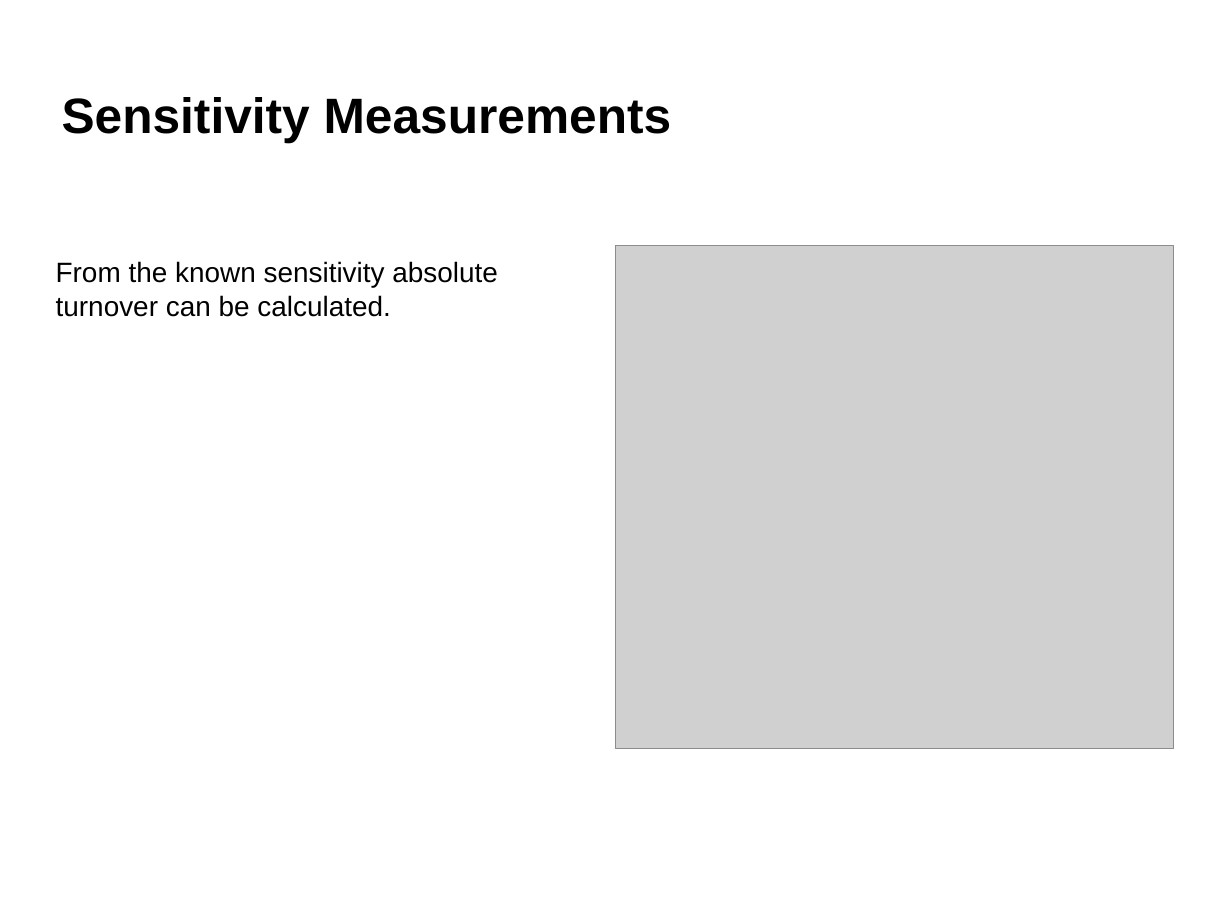
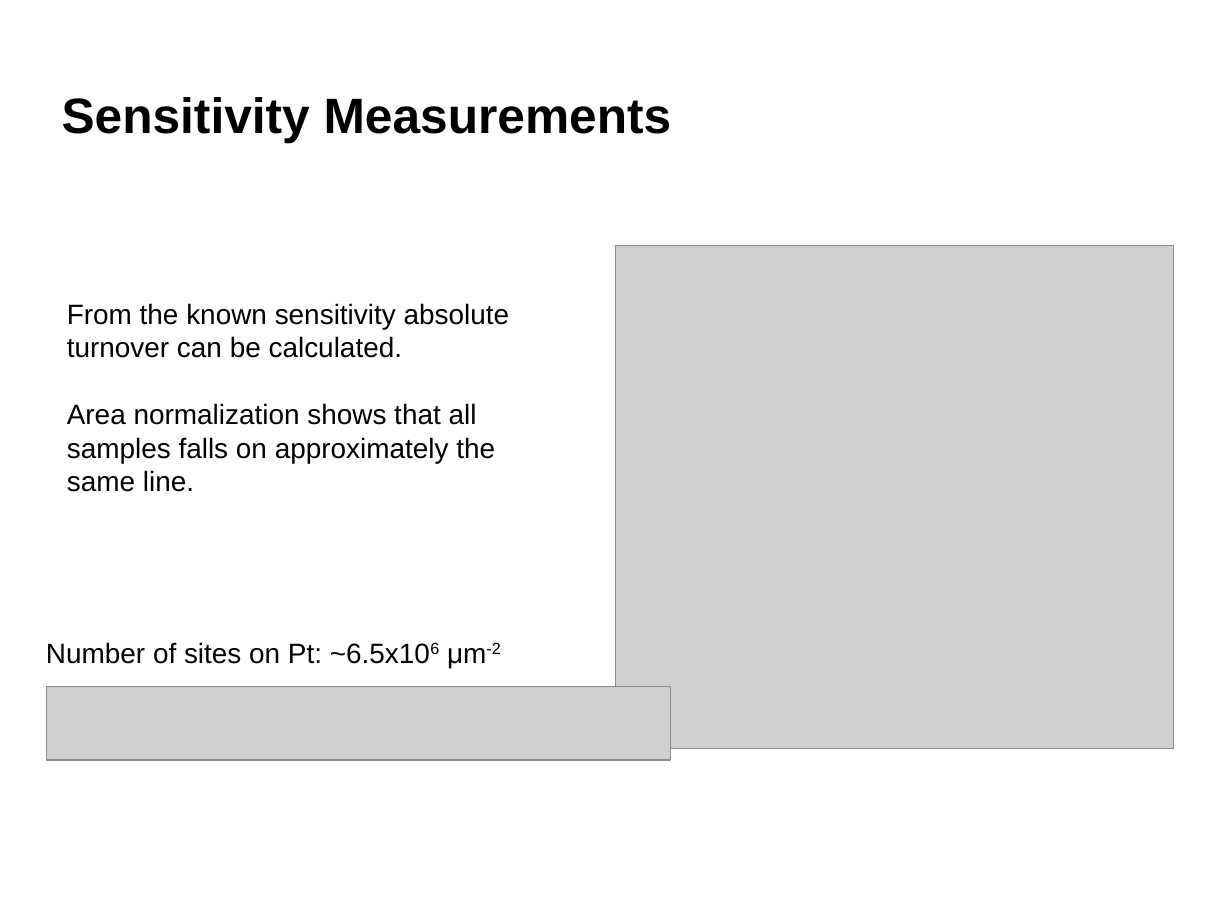
Before and after one commit to robertjensen/Thesis, a slide deck: slide 40 of defence/presentaation.odp. Drawn at 1232x924 pixels with LibreOffice and Linux fonts; fonts in the diff are those of the drawing; grey boxes stand for pictures; background and template pictures are left out. Boxes give left, top, right and bottom in pixels: in the first picture for what was removed or moved away, otherwise in the second. Text is boxed around its words. In the diff, an @@ line names an element or a change of style, - is before the commit and + after.

```diff
--- a/defence/presentaation.odp
+++ b/defence/presentaation.odp
@@ text "From the known sensitivity absolute ...": place and size @@
-text "From the known sensitivity absolute ..." at [56, 261, 498, 317]
+text "From the known sensitivity absolute ..." at [67, 303, 510, 492]
@@ text at [67, 403, 495, 492]: paragraph added @@
+Area normalization shows that all samples falls on approximately the same line.
@@ text added at [46, 642, 500, 669], 18 pt, text #000000 @@
+Number of sites on Pt: ~6.5x106 μm-2
@@ picture added at [46, 686, 671, 760] @@
```
Also in this commit, not shown: 3 other slides changed, 1 slide added, 2 slides removed.
